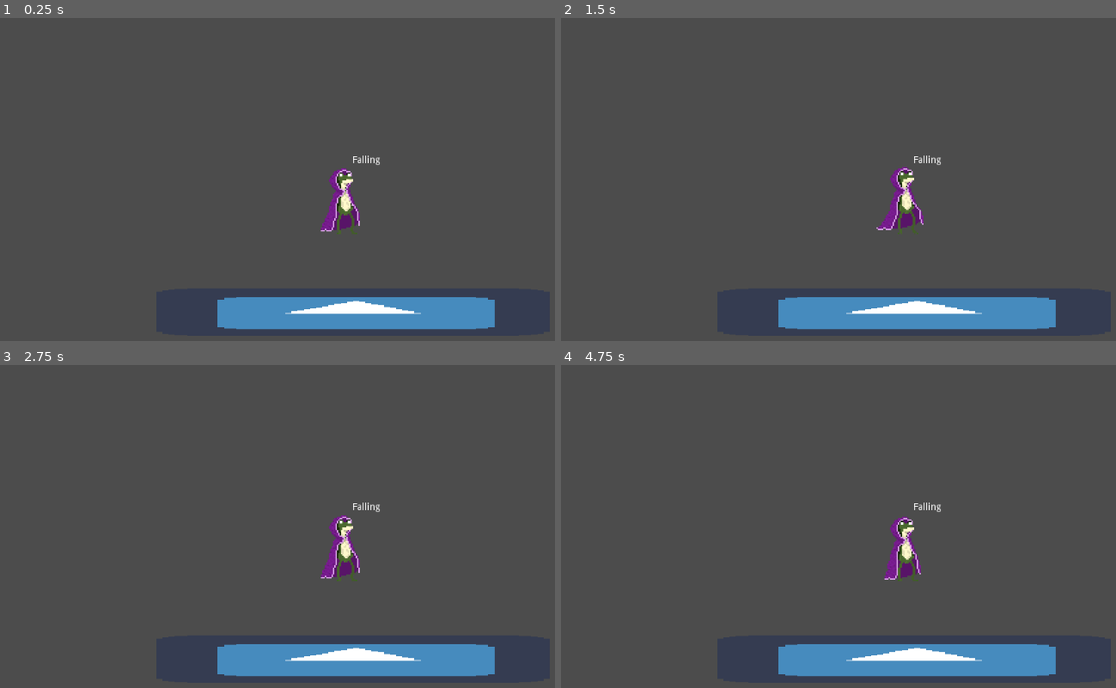
Above: before the commit, frames 1-4 (two rows, left to right).
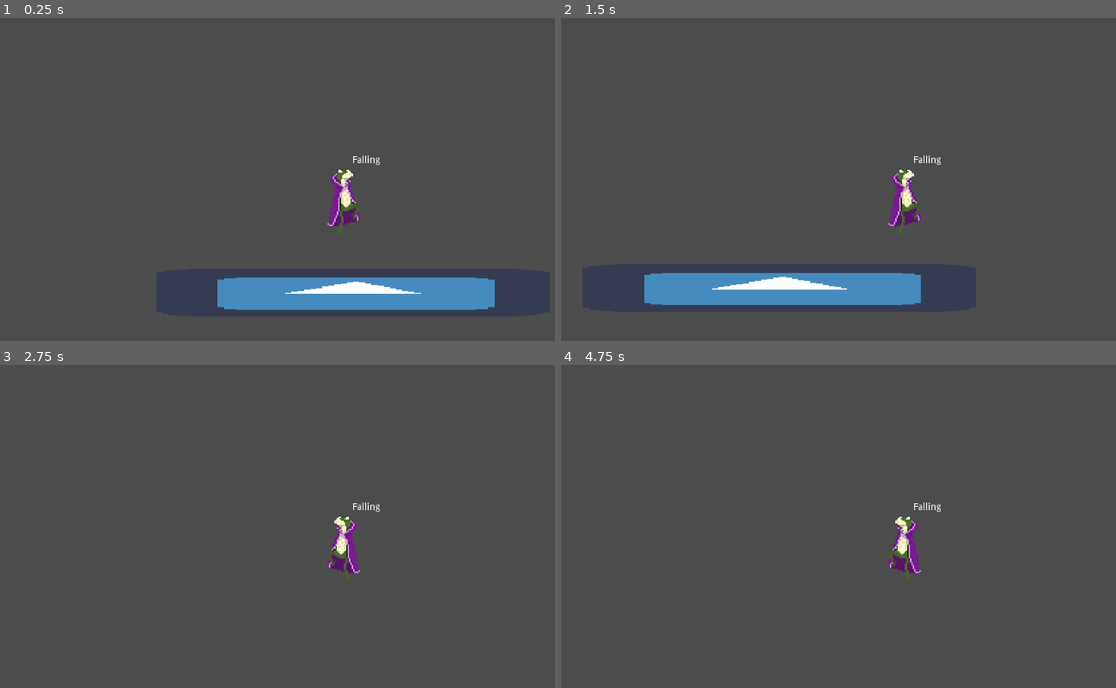
Above: after the commit, the same moments.

Repository: ZplaxAgogNonZeep/CharityFrogGame
Game: Godot game, scene res://TestScenes/TestScene.tscn
Same seed, same stepped clock (60 frames per second), same inputs: the game is played once before the commit and once after it. The engine's default icon, where the game draws it, is replaced by a stand-in: a white triangle on a blue panel in a dark square.
Inputs:
- Up to frame 1 (0.25 s): no input
- Up to frame 2 (1.5 s): hold Right (Right) from 0.53 s (still down); tap Z (Jump) at 0.6, 0.77, 1.07, 1.35 s
- Up to frame 3 (2.75 s): tap Z (Jump) at 1.52, 1.82, 2.1 s; release Right (Right) at 2.03 s; hold Left (Left) from 2.03 s (still down)
- Up to frame 4 (4.75 s): release Left (Left) at 2.78 s; hold Right (Right) 2.78-4.28 s; tap Z (Jump) at 2.85, 3.02, 3.32, 3.6, 3.77, 4.07, 4.35, 4.52 s; hold Left (Left) from 4.28 s (still down)

The runs differ from the first frame. In frame 1, 7.1% of the frame differs, in the area x 39-90%, y 46-97%; in frame 2, 9.4%, in the area x 15-90%, y 46-97%; in frame 3, 5.8%; in frame 4, 5.8%.

Commit message:
State Machine is no longer Cringe and Fucked

Diff:
--- a/Revenge of the Kerromancer/KerromancerPlayer/StateMachine/KMFalling.gd
+++ b/Revenge of the Kerromancer/KerromancerPlayer/StateMachine/KMFalling.gd
@@ -3,18 +3,16 @@
 onready var sm = get_parent()
 onready var kino = get_parent().get_parent()
 
-func _ready():
-	set_physics_process(false)
 
-func stateStart():
-	set_physics_process(true)
+func startState():
 	sm.setAnimation("Falling")
 
-func stateEnd():
-	set_physics_process(false)
+func endState():
+	sm.momentum = 0
 
-func _physics_process(_delta):
+func physics_process(_delta):
 	if kino.is_on_floor():
+		kino.velocity.x = 0
 		sm.changeState("Idle")
 
 	get_input()
--- a/Revenge of the Kerromancer/KerromancerPlayer/StateMachine/KMIdle.gd
+++ b/Revenge of the Kerromancer/KerromancerPlayer/StateMachine/KMIdle.gd
@@ -3,22 +3,17 @@
 onready var sm = get_parent()
 onready var kino = get_parent().get_parent()
 
-func _ready():
-	set_physics_process(false)
 
 func startState():
-	set_physics_process(true)
 	sm.setAnimation("Idle")
 
-func stateEnd():
-	set_physics_process(false)
 
-func _physics_process(_delta):
+func physics_process(_delta):
 
 	if not kino.is_on_floor():
 		sm.changeState("Falling")
 
-	if Input.is_action_just_pressed("Left") or Input.is_action_just_pressed("Right"):
+	if Input.is_action_pressed("Left") or Input.is_action_pressed("Right"):
 		sm.changeState("Walk")
 
 	if Input.is_action_just_pressed("Jump"):
--- a/Revenge of the Kerromancer/KerromancerPlayer/StateMachine/KMJump.gd
+++ b/Revenge of the Kerromancer/KerromancerPlayer/StateMachine/KMJump.gd
@@ -3,21 +3,19 @@
 onready var sm = get_parent()
 onready var kino = get_parent().get_parent()
 
-func _ready():
-	set_physics_process(false)
 
-func stateStart():
-	set_physics_process(true)
+func startState():
 	sm.setAnimation("Jump")
 	kino.velocity.y = -600
 
-func stateEnd():
-	set_physics_process(false)
 
-func _physics_process(_delta):
+func physics_process(_delta):
 	get_input()
 	kino.velocity.y += sm.gravity * _delta
 	kino.velocity = kino.move_and_slide(kino.velocity, Vector2.UP)
+
+	if kino.velocity.y > 0:
+		sm.changeState("Falling")
 
 	if Input.is_action_just_released("Jump") and kino.velocity.y < 0:
 		kino.velocity.y = -200
--- a/Revenge of the Kerromancer/KerromancerPlayer/StateMachine/KMStateMachine.gd
+++ b/Revenge of the Kerromancer/KerromancerPlayer/StateMachine/KMStateMachine.gd
@@ -23,9 +23,9 @@
 func _ready():
 	changeState("Idle")
 
-#func _physics_process(delta):
-#	if state.has_method("_physics_process"):
-#		state._physics_process(delta)
+func _physics_process(delta):
+	if state.has_method("physics_process"):
+		state.physics_process(delta)
 
 func changeState(name):
 	if state != null:
--- a/Revenge of the Kerromancer/KerromancerPlayer/StateMachine/KMWalk.gd
+++ b/Revenge of the Kerromancer/KerromancerPlayer/StateMachine/KMWalk.gd
@@ -1,32 +1,36 @@
 extends Node
 
 onready var sm = get_parent()
-onready var kino = sm.parent
+onready var kino = get_parent().get_parent()
 
-func _ready():
-	set_physics_process(false)
 
-func stateStart():
-	set_physics_process(true)
+func startState():
 	sm.setAnimation("Walk")
 
-func stateEnd():
-	set_physics_process(false)
 
-func _physics_process(_delta):
-
-	if not sm.parent.is_on_floor():
+func physics_process(_delta):
+	if not kino.is_on_floor():
 		sm.changeState("Falling")
 
-	if Input.is_action_just_pressed("Left") or Input.is_action_just_pressed("Right"):
-		get_input()
-		kino.velocity.y += sm.gravity * _delta
-		kino.parent.velocity = kino.move_and_slide(kino.velocity, Vector2.UP)
+	#if Input.is_action_pressed("Left") or Input.is_action_pressed("Right"):
+	get_input()
+	kino.velocity.y += sm.gravity * _delta
+	kino.velocity = kino.move_and_slide(kino.velocity, Vector2.UP)
 
-	elif Input.is_action_just_pressed("Jump"):
+
+	if Input.is_action_just_pressed("Jump"):
 		sm.changeState("Jump")
-	else:
-		sm.changeState("Idle")
+
+	print(kino.velocity.x)
+
+	if kino.velocity.x > 0:
+		if sm.dir == 0 and kino.velocity.x < 1:
+			sm.changeState("Idle")
+	elif kino.velocity.x < 0:
+		if sm.dir == 0 and kino.velocity.x > -1:
+			sm.changeState("Idle")
+
+
 
 func get_input():
 	sm.dir = 0
@@ -39,8 +43,9 @@
 		sm.dir -= 1
 		sm.sprite.flip_h = true
 
+	print(sm.dir)
+
 	if sm.dir != 0:
 		kino.velocity.x = lerp(kino.velocity.x, sm.dir * sm.speed, sm.acceleration)
 	else:
-		#
 		kino.velocity.x = lerp(kino.velocity.x, 0, sm.friction)
